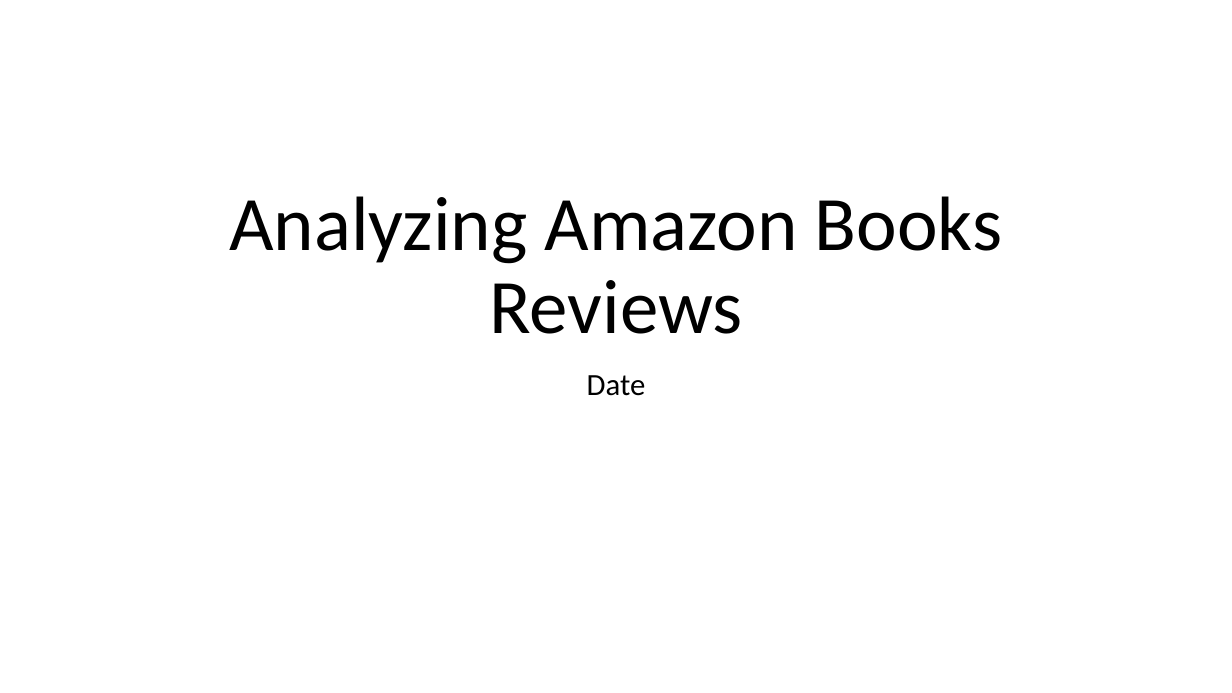
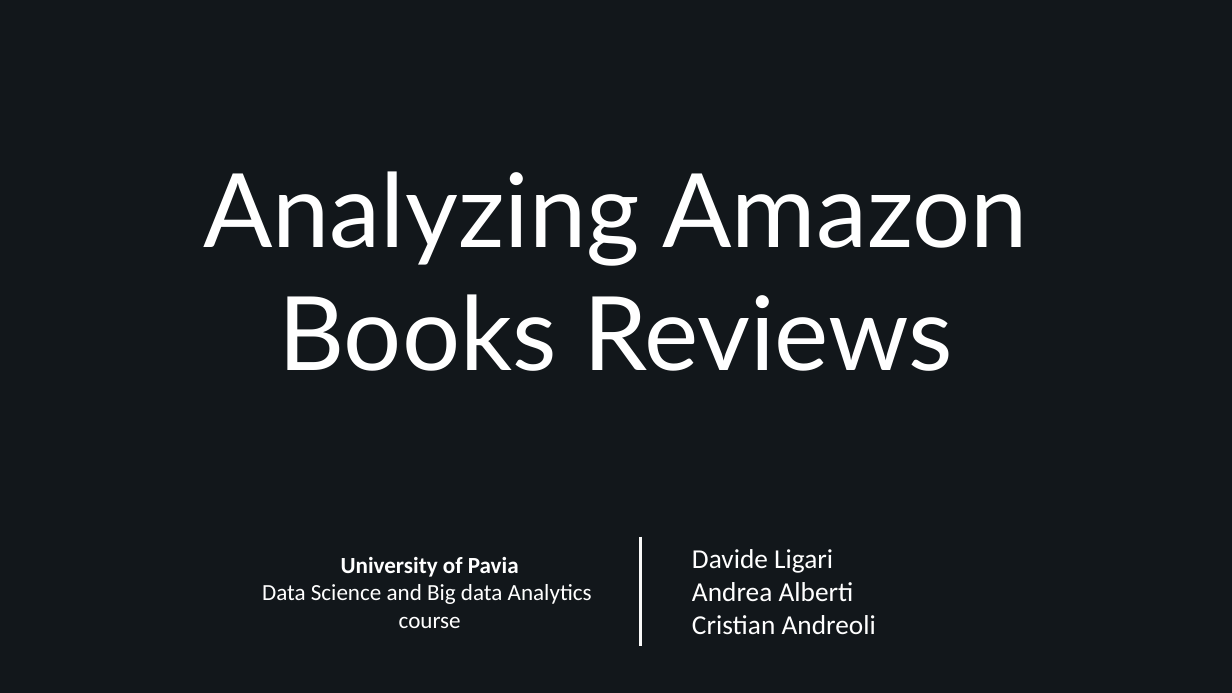
Before and after one commit to AndreaAlberti07/Amazon-books-reviews-ML, a slide deck: slide 1 of presentation/Presentation.pptx. Drawn at 1232x693 pixels with LibreOffice and Linux fonts; fonts in the diff are those of the drawing; background and template pictures are left out. Boxes give left, top, right and bottom in pixels: in the first picture for what was removed or moved away, otherwise in the second. Text is boxed around its words. In the diff, an @@ line names an element or a change of style, - is before the commit and + after.

```diff
--- a/presentation/Presentation.pptx
+++ b/presentation/Presentation.pptx
@@ background #FFFFFF to #12171B @@
@@ title "Analyzing Amazon Books Reviews": place and size @@
-title "Analyzing Amazon Books Reviews" at (229, 196, 1002, 334)
+title "Analyzing Amazon Books Reviews" at (203, 171, 1029, 371)
@@ title "Analyzing Amazon Books Reviews" at (203, 171, 1029, 371): size 60 to 80 pt, font Calibri to Lato, text colour #000000 to #FFFFFF; line spacing 0.9 to 1; vertical alignment bottom to middle @@
@@ subtitle removed at (587, 375, 646, 396) @@
-Date
@@ line added from (640, 537) to (640, 646), #F9F9F9 2.25 pt @@
@@ text added at (262, 557, 592, 628), 18 pt, text #FFFFFF @@
+University of Pavia
+Data Science and Big data Analytics
+course
@@ subtitle added at (692, 549, 876, 635), 21.3 pt, text #FFFFFF @@
+Davide Ligari
+Andrea Alberti
+Cristian Andreoli
```
Also in this commit, not shown: 4 other slides changed, 12 slides added, 9 slides removed, 4 other files.
